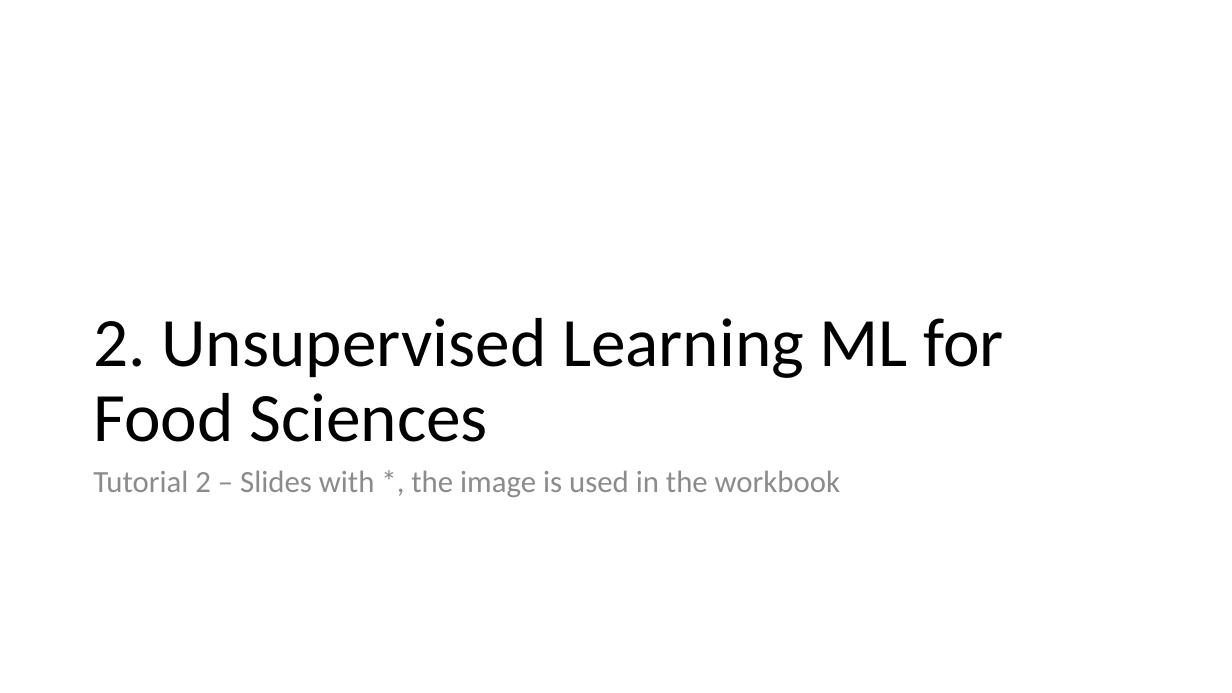
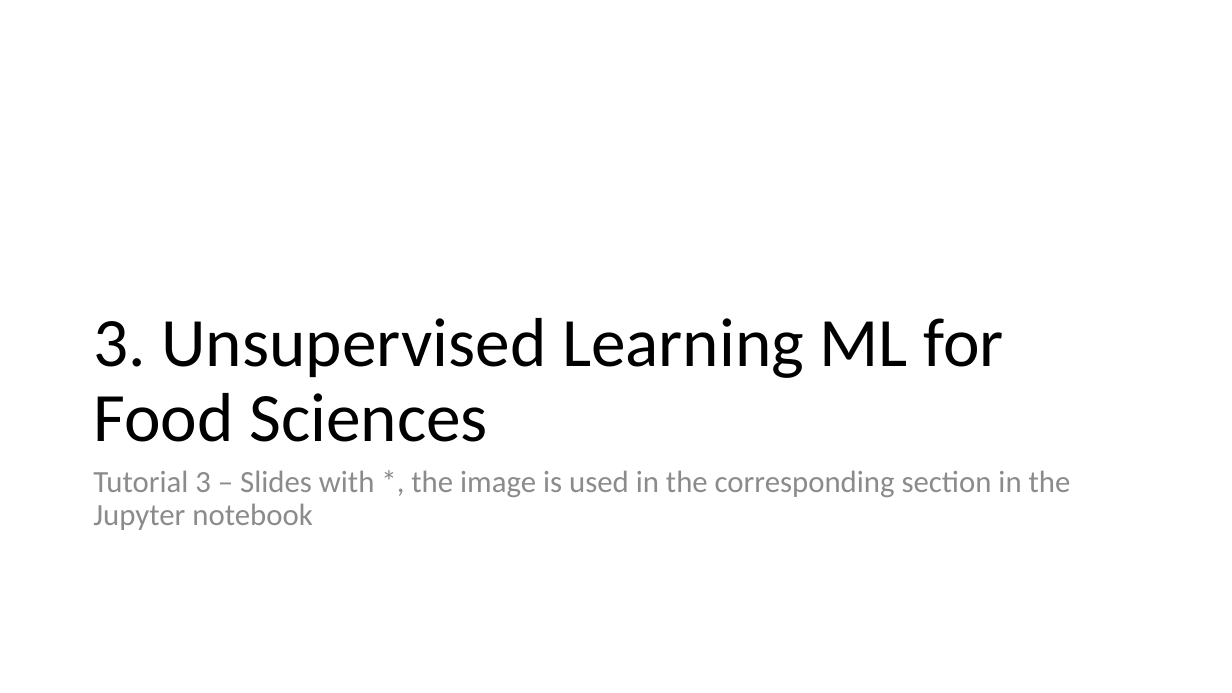
Before and after one commit to fsb-edu/ML4Food, a slide deck: slide 19 of images/Graphics of ML4Food.pptx (slide 16 before the commit). Drawn at 1232x693 pixels with LibreOffice and Linux fonts; fonts in the diff are those of the drawing. Boxes give left, top, right and bottom in pixels: in the first picture for what was removed or moved away, otherwise in the second. Text is boxed around its words. In the diff, an @@ line names an element or a change of style, - is before the commit and + after.

```diff
--- a/images/Graphics of ML4Food.pptx
+++ b/images/Graphics of ML4Food.pptx
@@ title at [93,318,1004,442]: text changed @@
-2. Unsupervised Learning ML for Food Sciences
+3. Unsupervised Learning ML for Food Sciences
@@ text at [93,470,1071,530]: text changed @@
-Tutorial 2 – Slides with *, the image is used in the workbook
+Tutorial 3 – Slides with *, the image is used in the corresponding section in the Jupyter notebook
```
Also in this commit, not shown: 4 other slides changed, 1 slide added, 6 other files.
